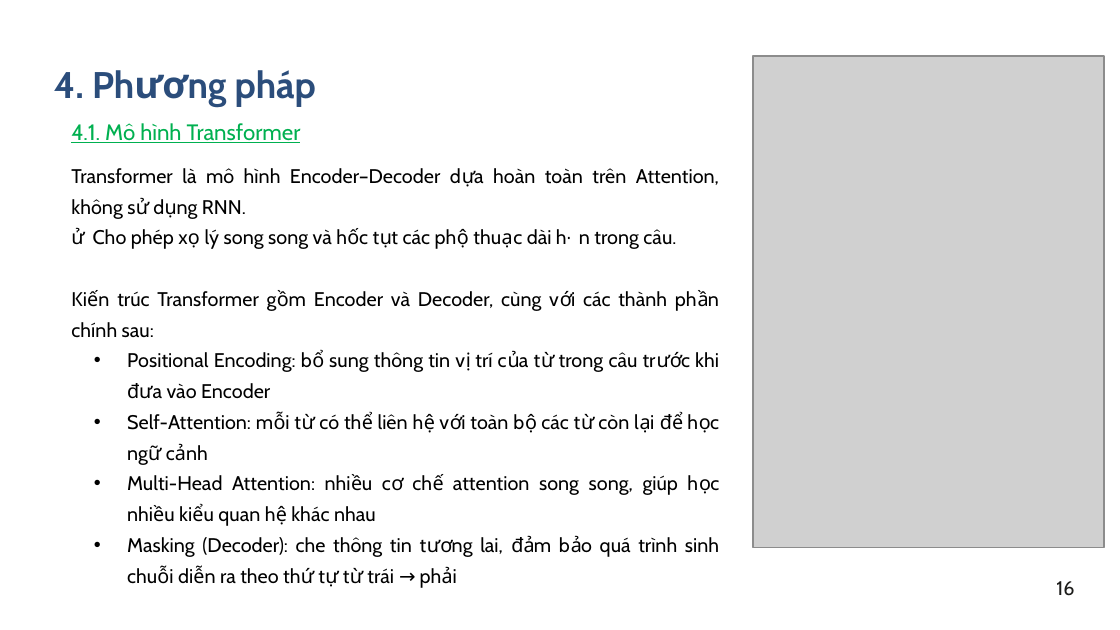
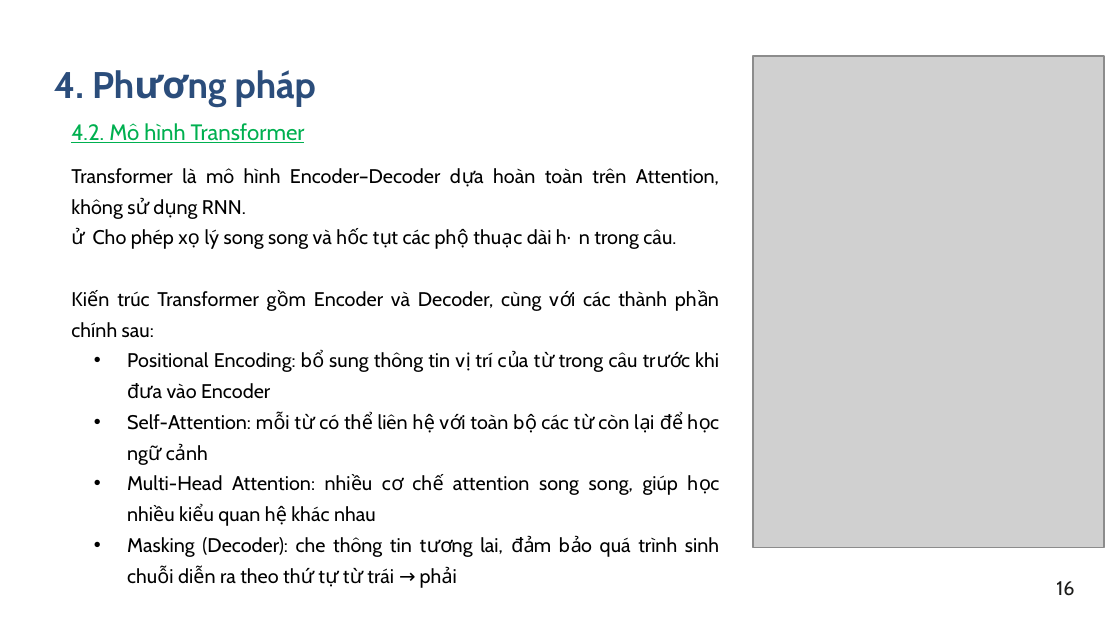
Before and after one commit to levanmanhbka/ptit_nlp, a slide deck: slide 17 of docs/Nhom12_SlideBaoCaoCuoiKy.pptx. Drawn at 1120x630 pixels with LibreOffice and Linux fonts; fonts in the diff are those of the drawing; grey boxes stand for pictures. Boxes give left, top, right and bottom in pixels: in the first picture for what was removed or moved away, otherwise in the second. Text is boxed around its words. In the diff, an @@ line names an element or a change of style, - is before the commit and + after.

Commit message:
Doc: Fix final doc and slide version.

```diff
--- a/docs/Nhom12_SlideBaoCaoCuoiKy.pptx
+++ b/docs/Nhom12_SlideBaoCaoCuoiKy.pptx
@@ text at <box>71,123,305,143</box>: text changed @@
-4.1. Mô hình Transformer
+4.2. Mô hình Transformer
```
Also in this commit, not shown: 3 other slides changed, 5 slides added, 1 other file.
